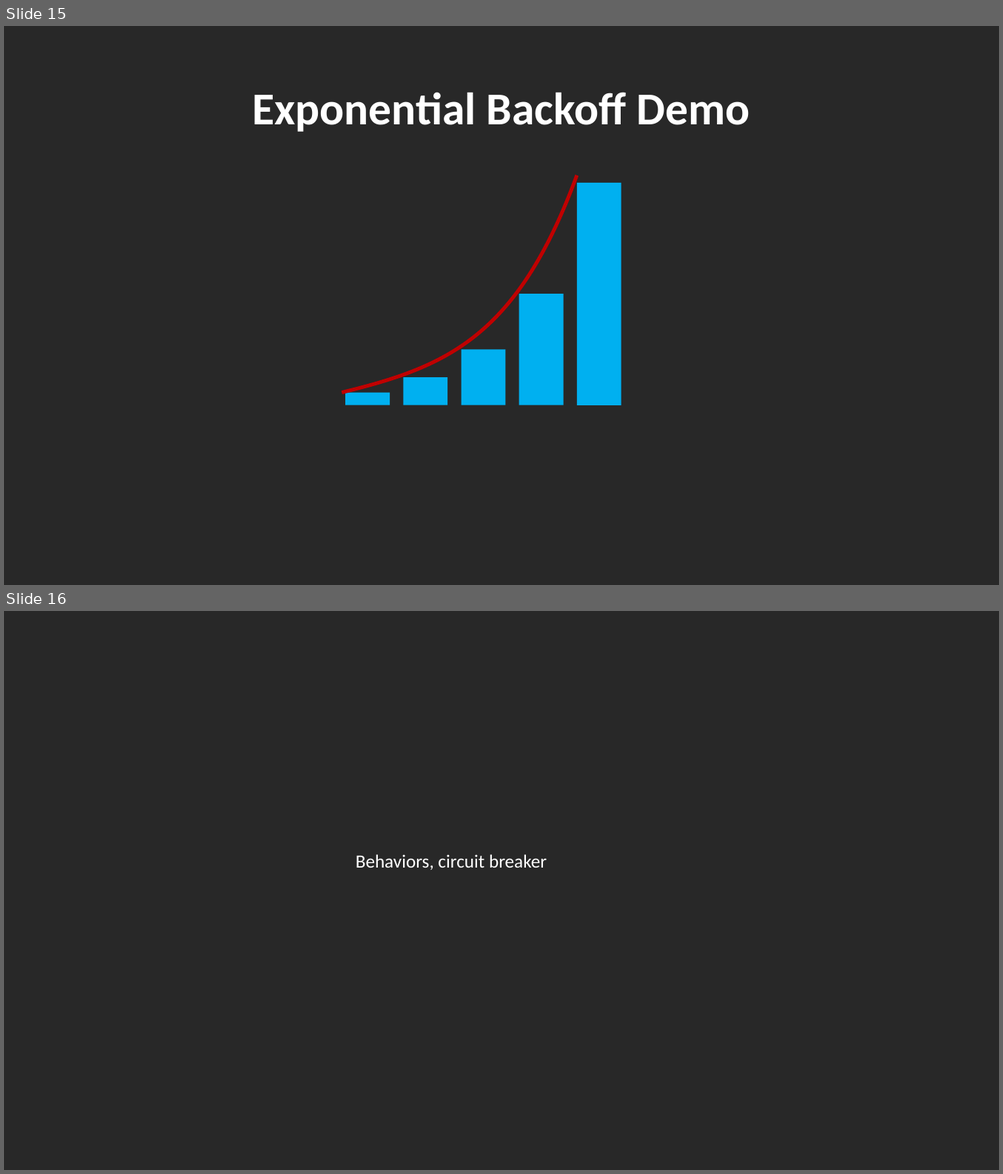
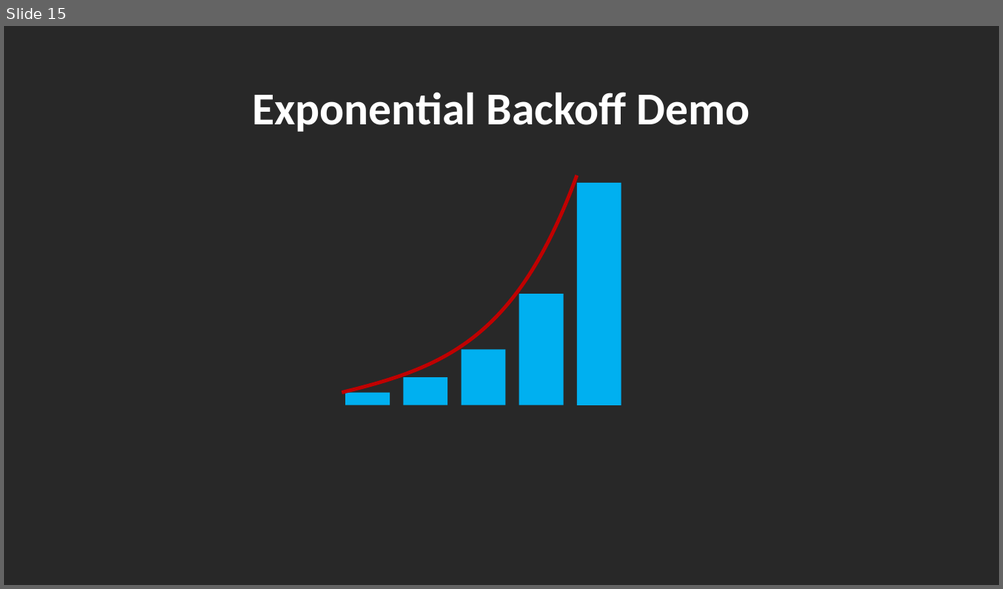
Before and after one commit to rogeralsing/Presentations, a slide deck: FailingGracefully/QConSP/protoactor.pptx. Shown one above the other, each under a label of ours: slides 15 and 16 before the commit, slide 15 after it. The pictures are 1003x1174 and 1003x589 pixels, drawn with LibreOffice and Linux fonts; fonts in the diff are those of the drawing. Boxes give left, top, right and bottom in pixels: in the first picture for what was removed or moved away, otherwise in the second. Text is boxed around its words. In the diff, an @@ line names an element or a change of style, - is before the commit and + after.

```diff
--- a/FailingGracefully/QConSP/protoactor.pptx
+++ b/FailingGracefully/QConSP/protoactor.pptx
@@ slide 16 removed at box(4, 611, 999, 1170), background #282828 @@
@@ text removed at box(356, 854, 546, 870) @@
-Behaviors, circuit breaker
```
Also in this commit, not shown: 1 slide changed, 1 slide added.
